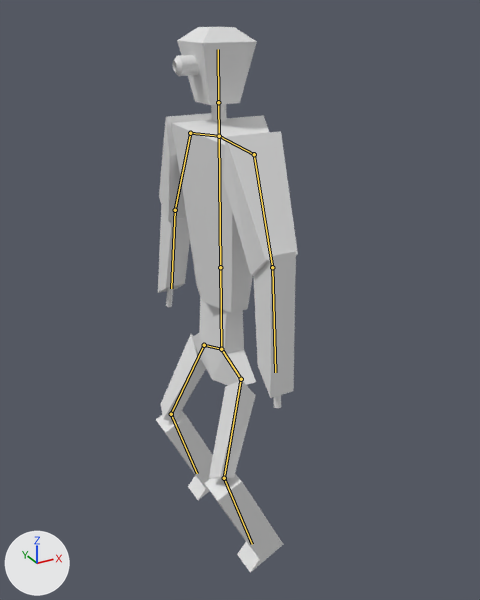
Two versions of the Blender file Battle of Steel/Assets/Kawano/3D_Model/C_Enemy_01.blend, one commit apart.
Both versions are drawn from a 50 mm lens placed at (-2.18, -4.28, 4.18), pointed at (0.23, 0.11, 1.99). The lights are fixed; the arrows at lower left show +X, +Y and +Z. The bones that bend it are drawn over the model as lines.

The first picture shows 'upper_chest'.
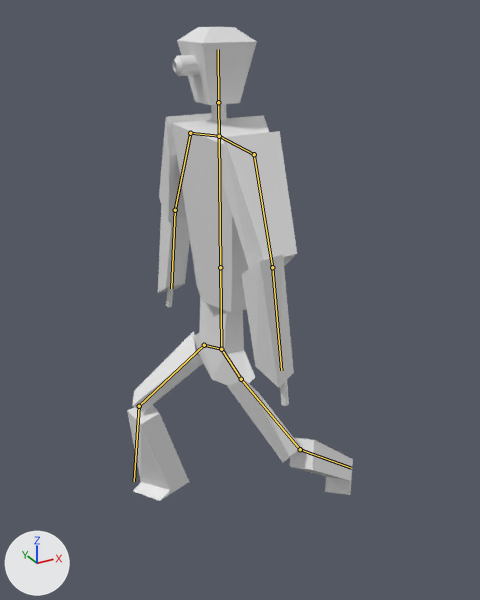
The newer file adds an action. The first version stands in its rest pose; the second is drawn at frame 15 of the action 'work'.

Where the change shows, as pixel boxes [x1, y1, x2, y2] in the pictures (480 x 600 px):
'upper_chest', posed (59% wider, 13% shorter): before [156, 27, 298, 573]; after [127, 27, 353, 501]
bone 'lower_arm.L', root to tip: before (272, 267) to (275, 372); after (272, 267) to (281, 370)
bone 'upper_leg.R', root to tip: before (204, 345) to (171, 414); after (204, 345) to (139, 406)
bone 'lower_leg.R', root to tip: before (171, 414) to (197, 473); after (139, 406) to (134, 481)
bone 'upper_leg.L', root to tip: before (241, 379) to (224, 478); after (241, 379) to (300, 449)
bone 'lower_leg.L', root to tip: before (224, 478) to (252, 544); after (300, 449) to (351, 468)

The edits, one by one:
Bone 'lower_arm.L' (bone_lower_arm_l) turns from (0, 0, 0) to (0, 0, -4) degrees about its own x, y and z.
Bone 'upper_leg.R' (bone_upper_leg_r) turns from (0, 0, 0) to (4, 6, 25) degrees about its own x, y and z.
Bone 'lower_leg.R' (bone_lower_leg_r) turns from (0, 0, 0) to (0, 0, -2) degrees about its own x, y and z.
Bone 'upper_leg.L' (bone_upper_leg_l) turns from (0, 0, 0) to (-9, -18, -46) degrees about its own x, y and z.
Bone 'lower_leg.L' (bone_lower_leg_l) turns from (0, 0, 0) to (3, 1, 5) degrees about its own x, y and z.
